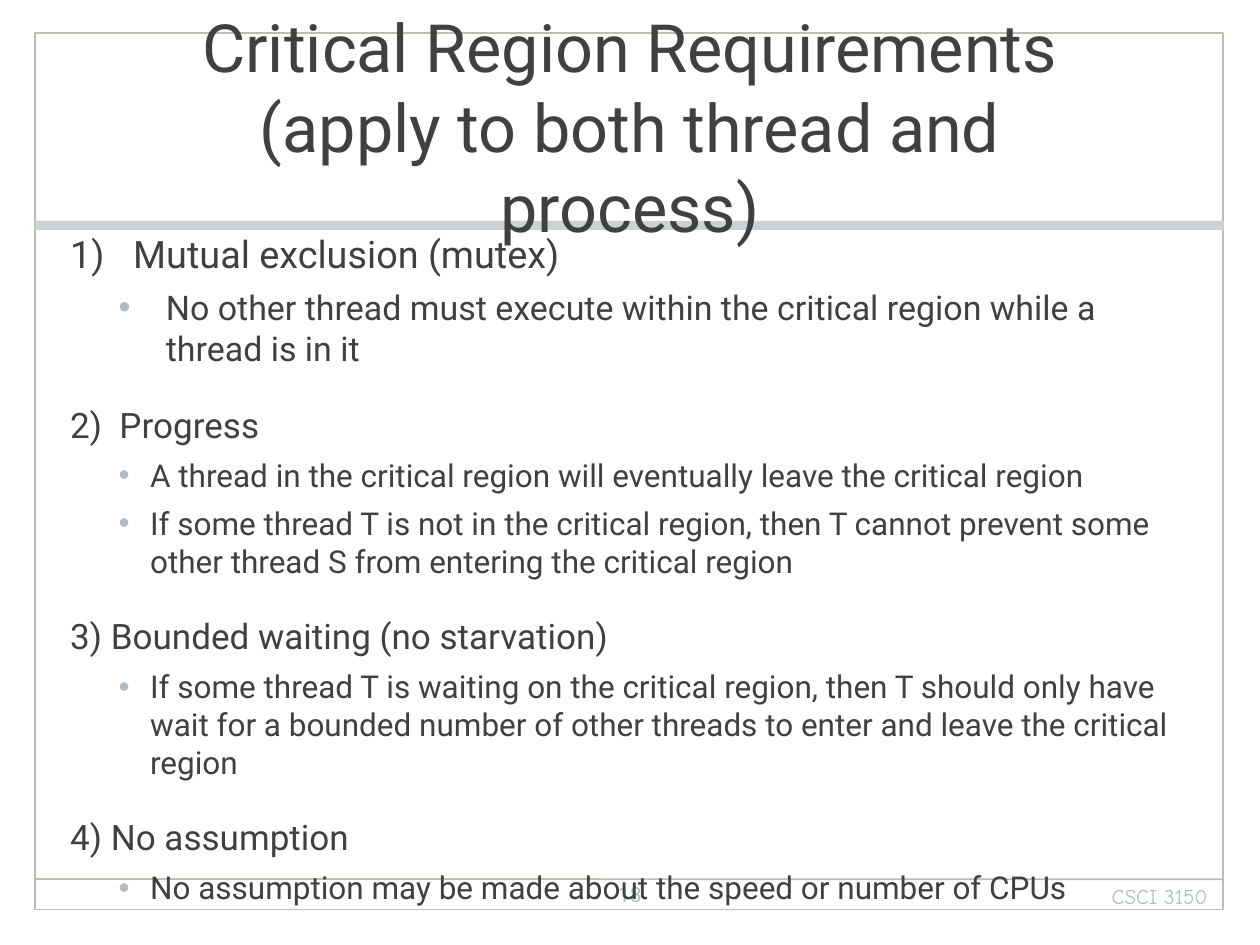
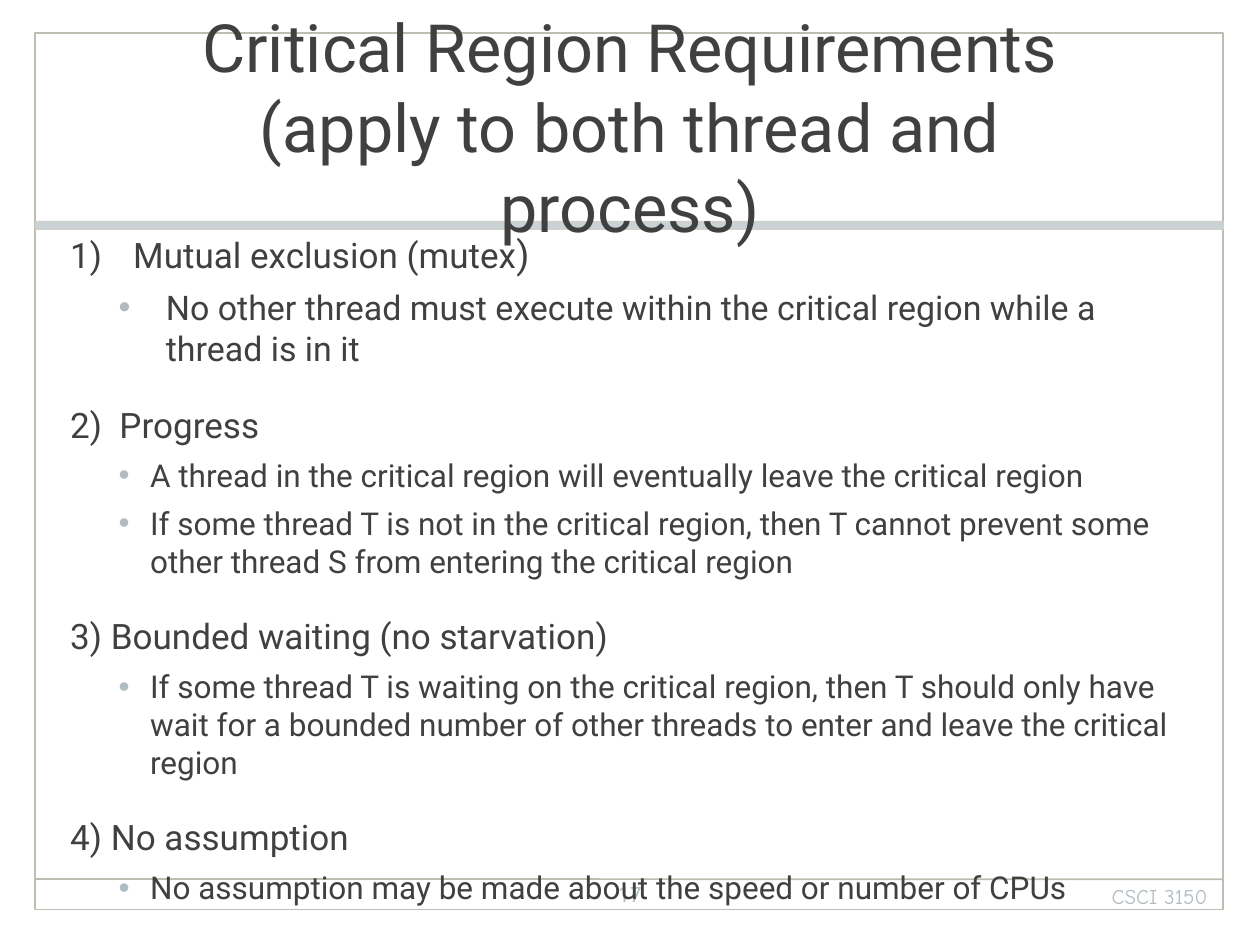
Before and after one commit to henryhxu/CSCI3150, a slide deck: slide 17 of lecture/lec5_sync.pptx (slide 18 before the commit). Drawn at 1260x945 pixels with LibreOffice and Linux fonts; fonts in the diff are those of the drawing; background and template pictures are left out. Boxes give left, top, right and bottom in pixels: in the first picture for what was removed or moved away, otherwise in the second. Text is boxed around its words. In the diff, an @@ line names an element or a change of style, - is before the commit and + after.

```diff
--- a/lecture/lec5_sync.pptx
+++ b/lecture/lec5_sync.pptx
@@ text at (x1=133, y1=236, x2=516, y2=276): size 21.6 to 20 pt in "Mutual exclusion (mutex)" @@
@@ page number at (x1=618, y1=883, x2=642, y2=902): text changed @@
-18
+17
```
Also in this commit, not shown: 3 other slides changed, 1 slide removed, 1 other file.
